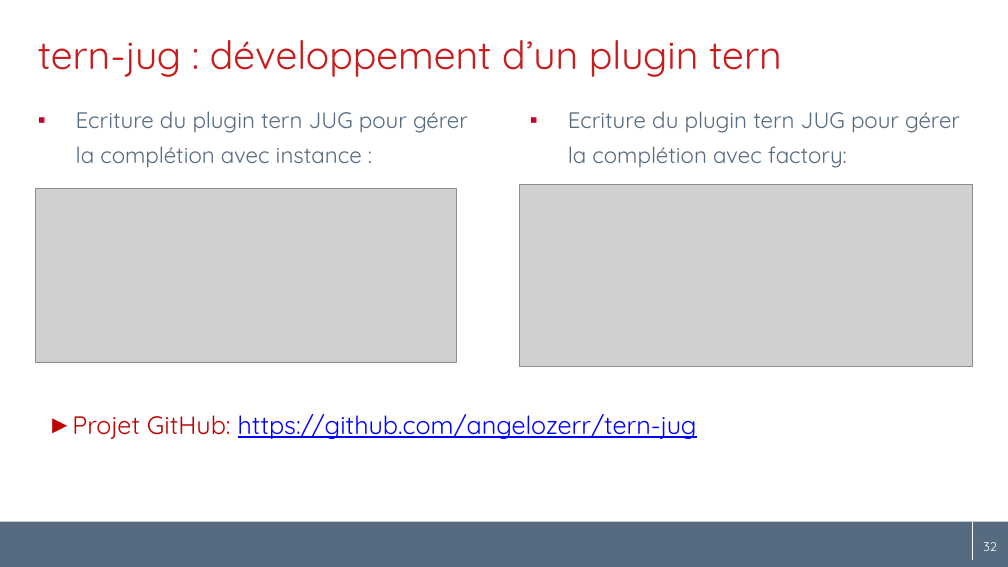
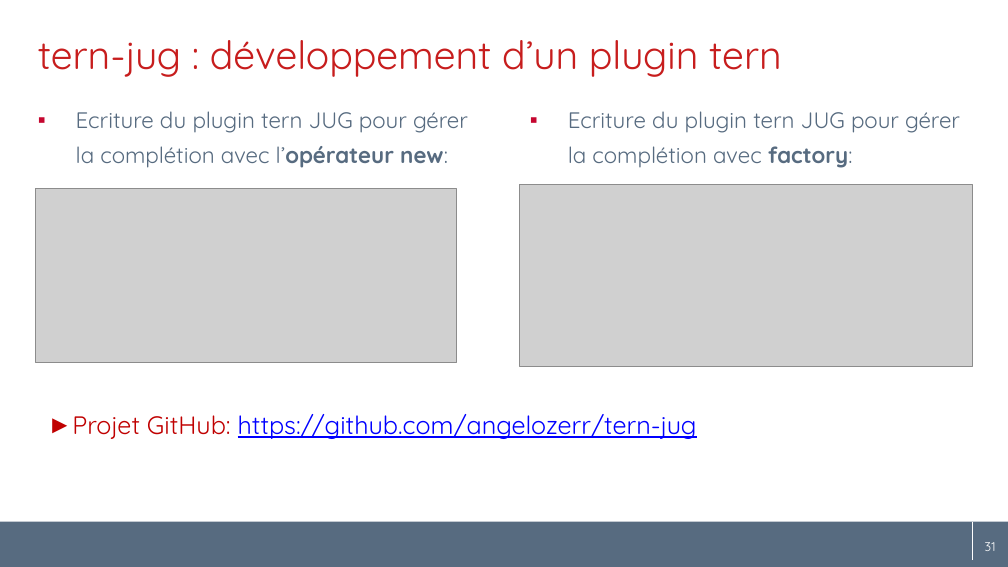
Before and after one commit to angelozerr/tern.java, a slide deck: slide 31 of docs/tern.java_fr.pptx (slide 32 before the commit). Drawn at 1008x567 pixels with LibreOffice and Linux fonts; fonts in the diff are those of the drawing; grey boxes stand for pictures; background and template pictures are left out. Boxes give left, top, right and bottom in pixels: in the first picture for what was removed or moved away, otherwise in the second. Text is boxed around its words. In the diff, an @@ line names an element or a change of style, - is before the commit and + after.

```diff
--- a/docs/tern.java_fr.pptx
+++ b/docs/tern.java_fr.pptx
@@ text at bbox=[76, 111, 468, 168]: text changed @@
-▪ Ecriture du plugin tern JUG pour gérer la complétion avec instance :
+▪ Ecriture du plugin tern JUG pour gérer la complétion avec l’opérateur new:
@@ text "Ecriture du plugin tern JUG ..." at bbox=[568, 111, 960, 168]: bold on in "factory:" @@
@@ page number at bbox=[978, 542, 989, 551]: text changed @@
-32
+31
@@ page number at bbox=[985, 542, 996, 551]: text changed @@
-32
+31
```
Also in this commit, not shown: 21 other slides changed, 1 slide removed.
